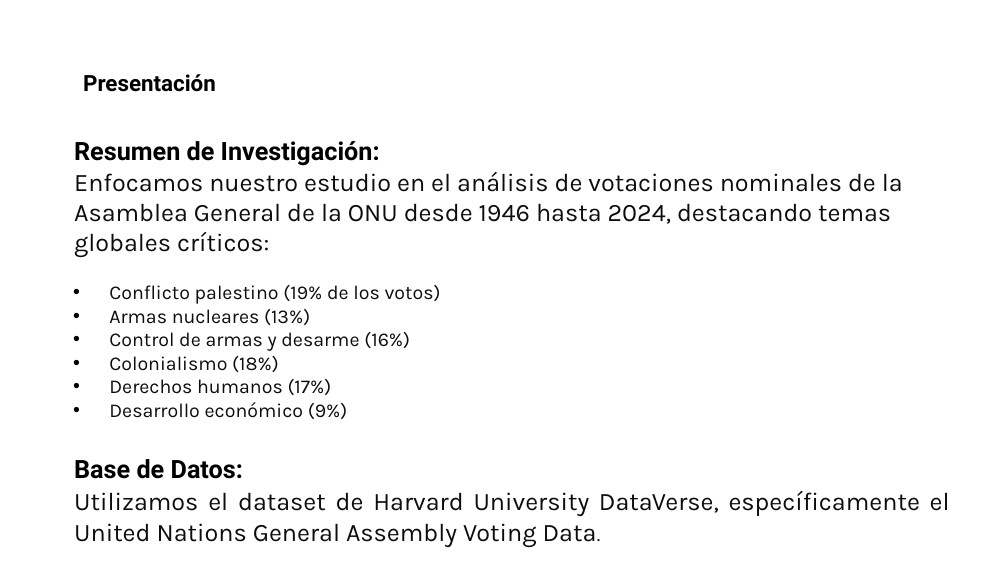
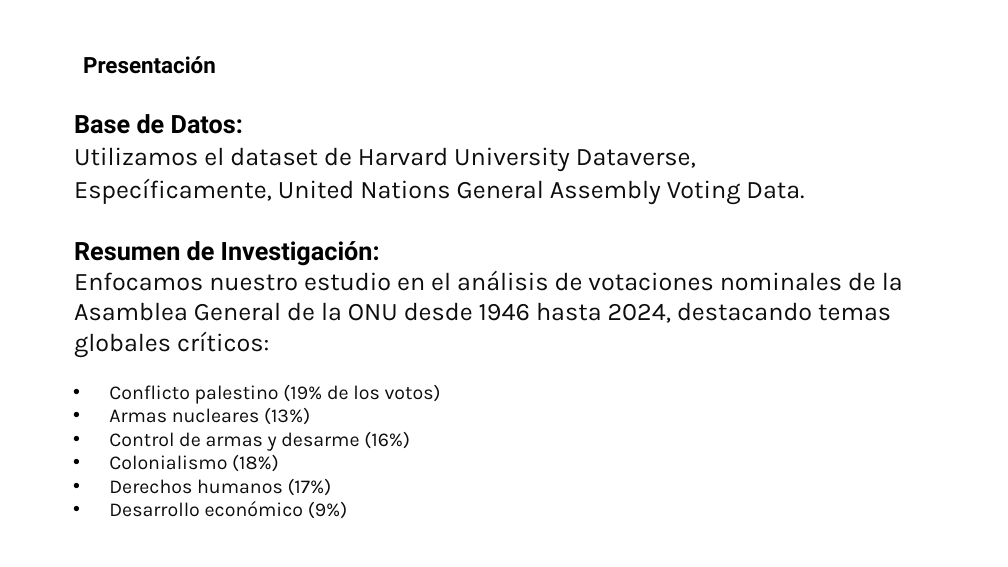
Before and after one commit to pardo2410/ProyectoFinalBootcampBigData, a slide deck: slide 3 of 00 - Presentacion/Data Divers - Presentacion v3.pptx. Drawn at 1008x567 pixels with LibreOffice and Linux fonts; fonts in the diff are those of the drawing; background and template pictures are left out. Boxes give left, top, right and bottom in pixels: in the first picture for what was removed or moved away, otherwise in the second. Text is boxed around its words. In the diff, an @@ line names an element or a change of style, - is before the commit and + after.

```diff
--- a/00 - Presentacion/Data Divers - Presentacion v3.pptx
+++ b/00 - Presentacion/Data Divers - Presentacion v3.pptx
@@ text "Presentación" moved from (x1=83, y1=74, x2=216, y2=92) to (x1=83, y1=56, x2=216, y2=74) @@
@@ text "Base de Datos:" moved from (x1=74, y1=141, x2=950, y2=516) to (x1=74, y1=114, x2=903, y2=495) @@
@@ text at (x1=74, y1=114, x2=804, y2=204): paragraphs added @@
+Base de Datos:
+Utilizamos el dataset de Harvard University Dataverse,
+Específicamente, United Nations General Assembly Voting Data.
@@ text at (x1=74, y1=459, x2=950, y2=516): paragraphs removed @@
-Base de Datos:
-Utilizamos el dataset de Harvard University DataVerse, específicamente el United Nations General Assembly Voting Data.
```
Also in this commit, not shown: 12 other slides changed, 6 slides added, 6 slides removed, 1 other file.
